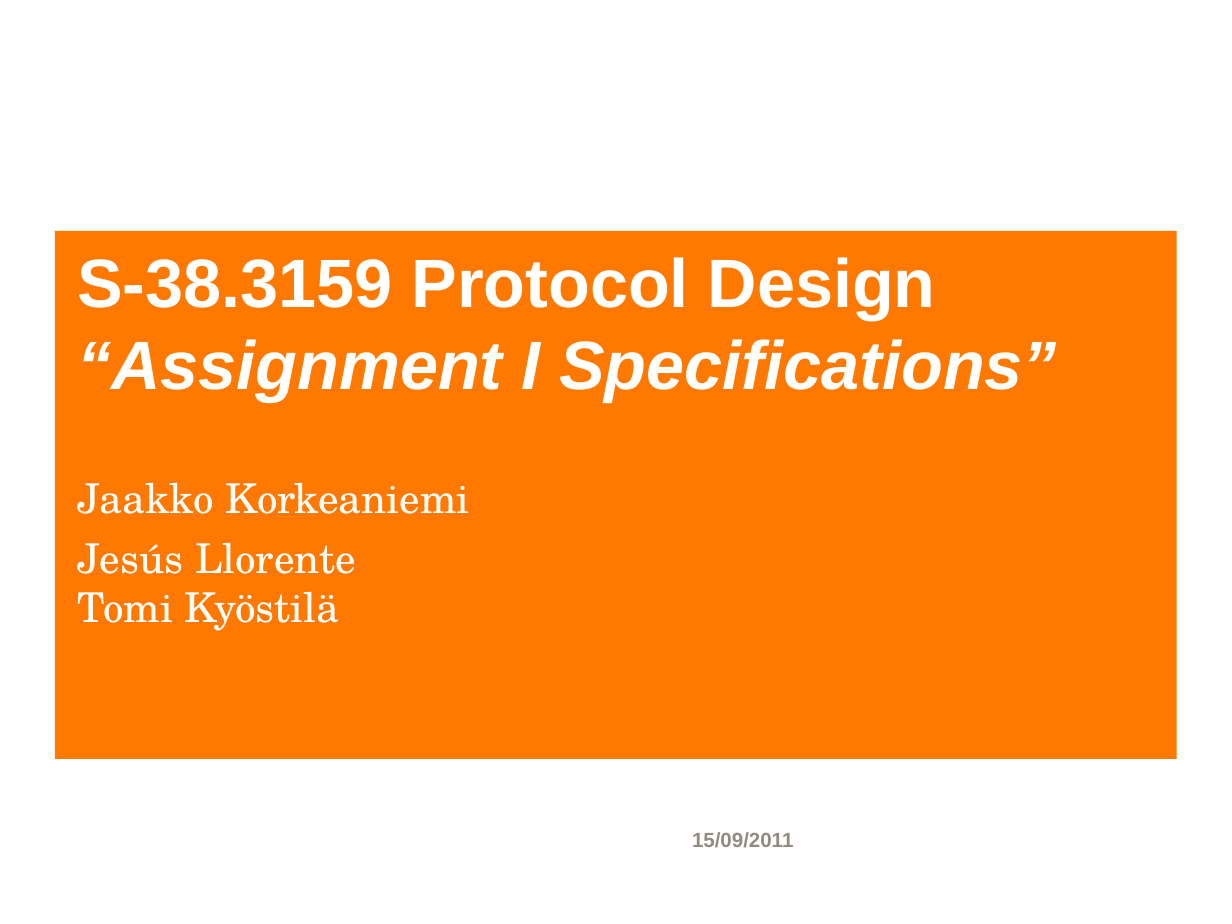
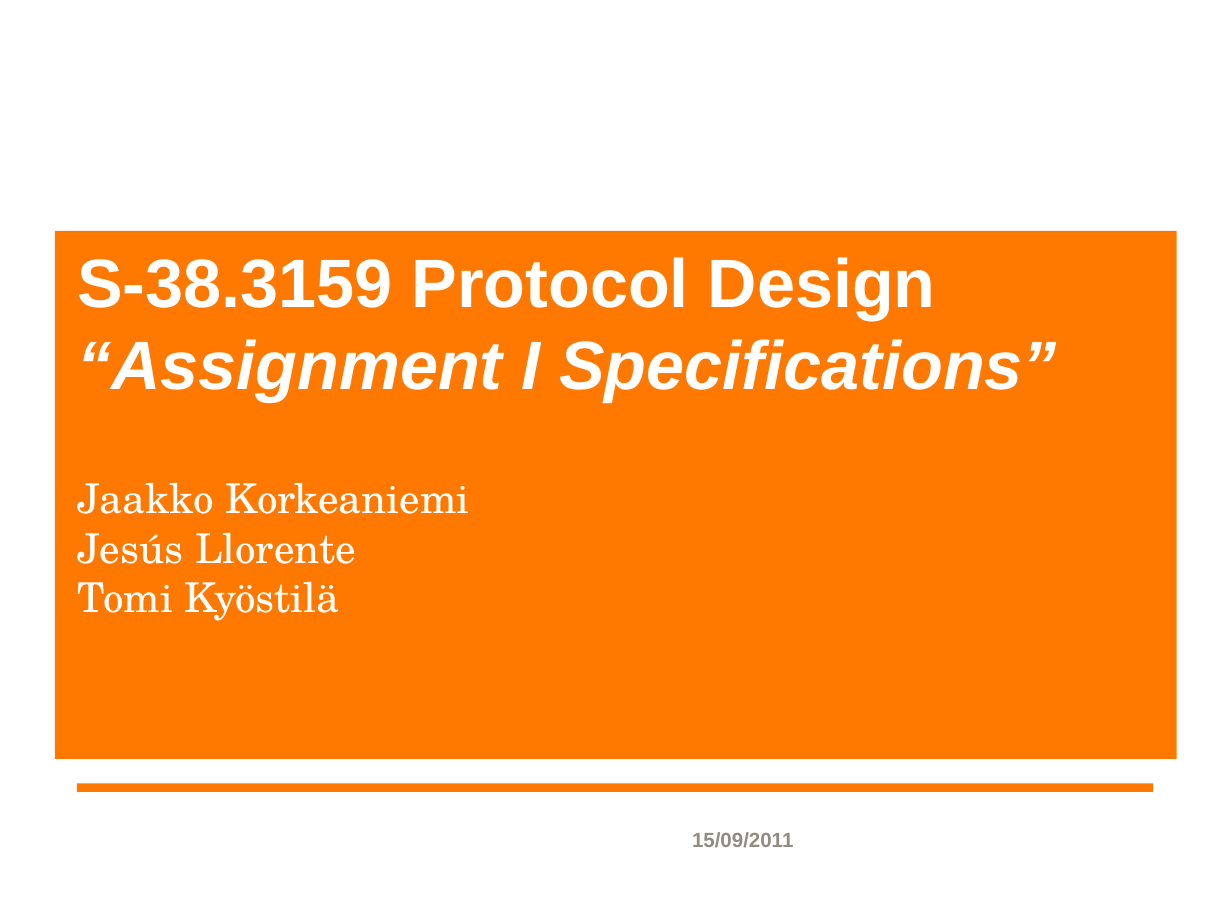
Before and after one commit to jaakkomoller/Ghost-Protocol, a slide deck: slide 1 of docs/Assignment_I_v2.0.pptx. Drawn at 1232x924 pixels with LibreOffice and Linux fonts; fonts in the diff are those of the drawing; background and template pictures are left out. Boxes give left, top, right and bottom in pixels: in the first picture for what was removed or moved away, otherwise in the second. Text is boxed around its words. In the diff, an @@ line names an element or a change of style, - is before the commit and + after.

```diff
--- a/docs/Assignment_I_v2.0.pptx
+++ b/docs/Assignment_I_v2.0.pptx
@@ text "Jaakko Korkeaniemi" at bbox=[77, 482, 469, 621]: less space between paragraphs @@
@@ rectangle added at bbox=[76, 784, 1153, 792], fill #FF7900 @@
```
Also in this commit, not shown: 6 other slides changed, 1 slide added, 3 other files.
